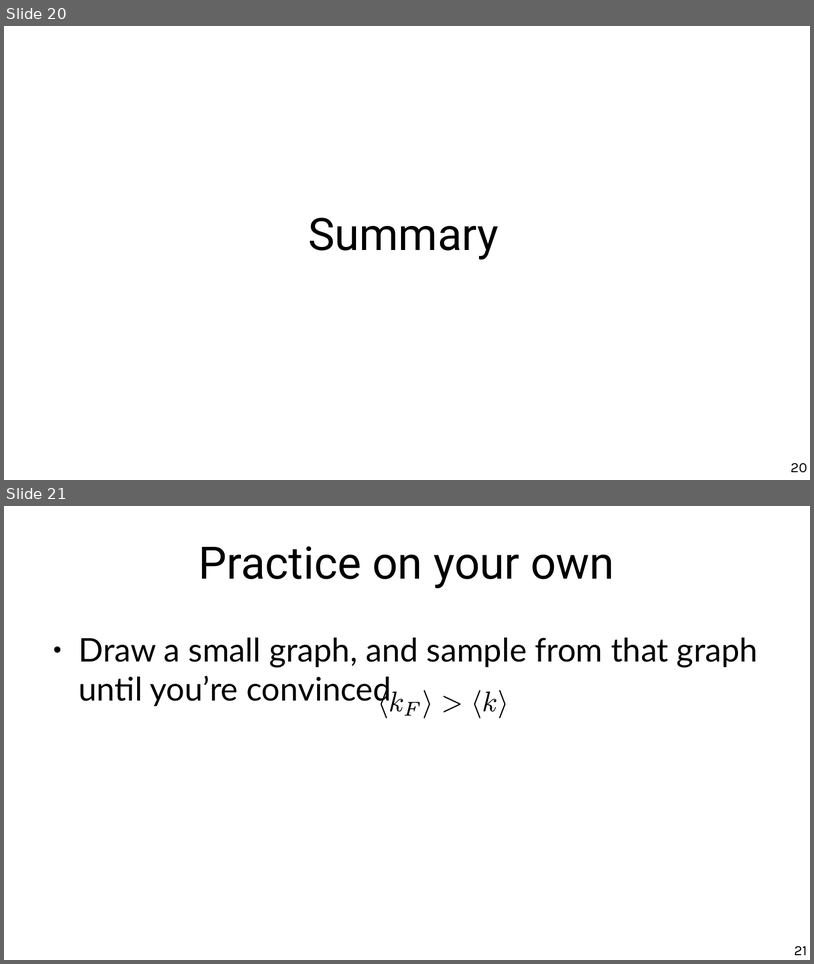
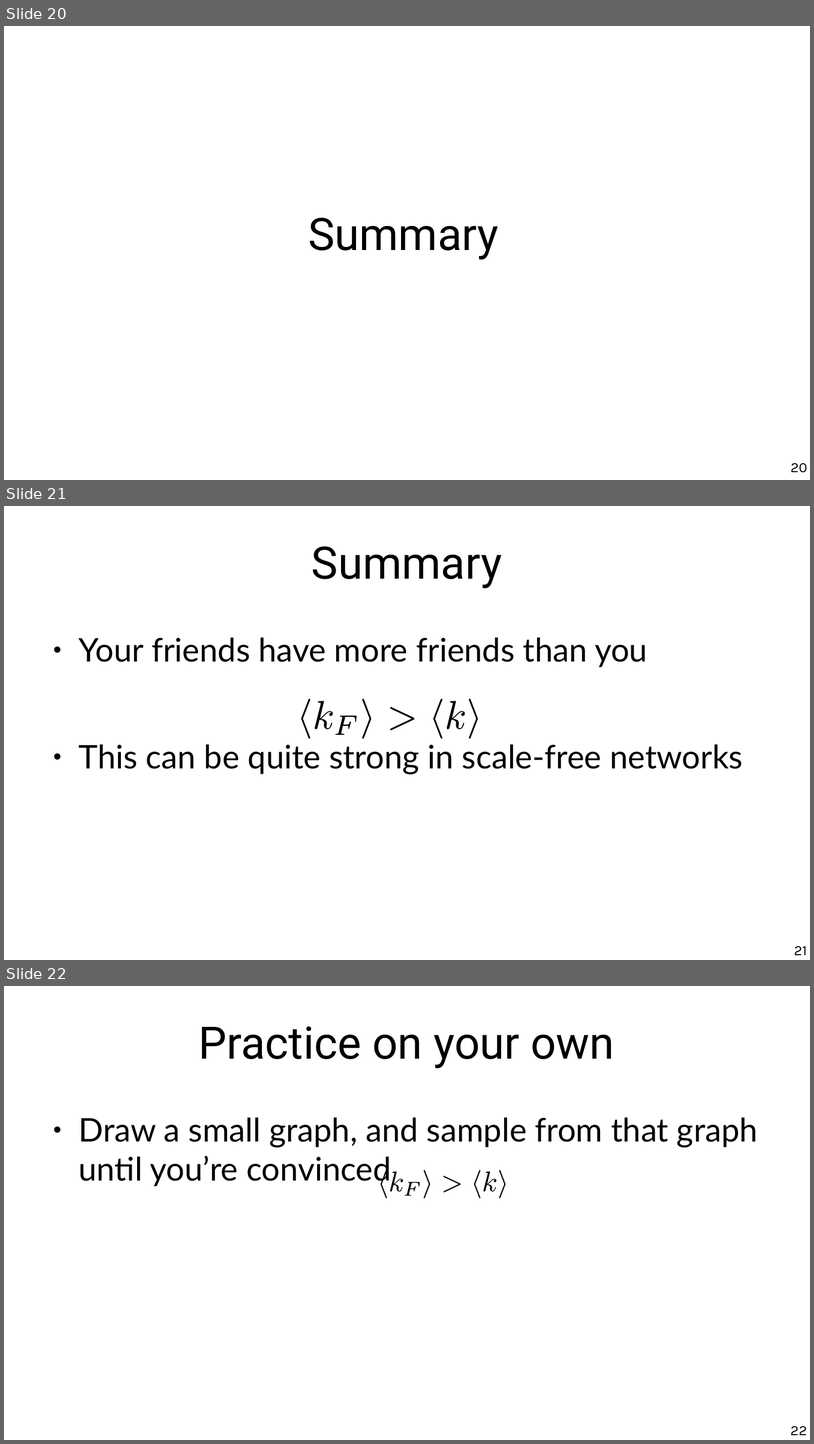
Before and after one commit to chatox/networks-science-course, a slide deck: theory/odp/tt15-friendship_paradox.odp. Shown one above the other, each under a label of ours: slides 20 and 21 before the commit, slides 20, 21 and 22 after it. The pictures are 814x964 and 814x1444 pixels, drawn with LibreOffice and Linux fonts; fonts in the diff are those of the drawing. Boxes give left, top, right and bottom in pixels: in the first picture for what was removed or moved away, otherwise in the second. Text is boxed around its words. In the diff, an @@ line names an element or a change of style, - is before the commit and + after.

```diff
--- a/theory/odp/tt15-friendship_paradox.odp
+++ b/theory/odp/tt15-friendship_paradox.odp
@@ slide 21 added at (4,506,810,960), background #FFFFFF @@
@@ title added at (312,546,503,588), 44 pt, text #000000 @@
+Summary
@@ text added at (79,637,743,774), 32 pt, text #000000 @@
+● Your friends have more friends than you
+● This can be quite strong in scale-free networks
@@ group added at (301,699,478,739): 8 freeform shapes @@
@@ page number added at (794,946,807,955), 14 pt, text #000000 @@
+21
@@ what was slide 21 is now slide 22 @@
@@ page number at (791,1426,807,1435): text changed @@
-21
+22
```
Also in this commit, not shown: 7 slides changed, 1 other file.
